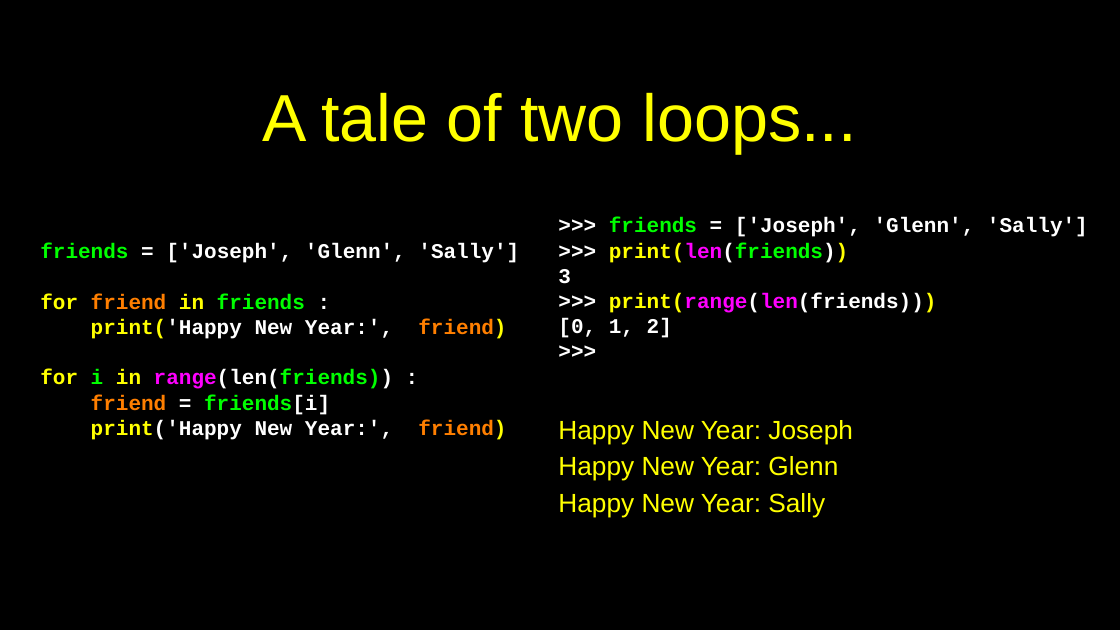
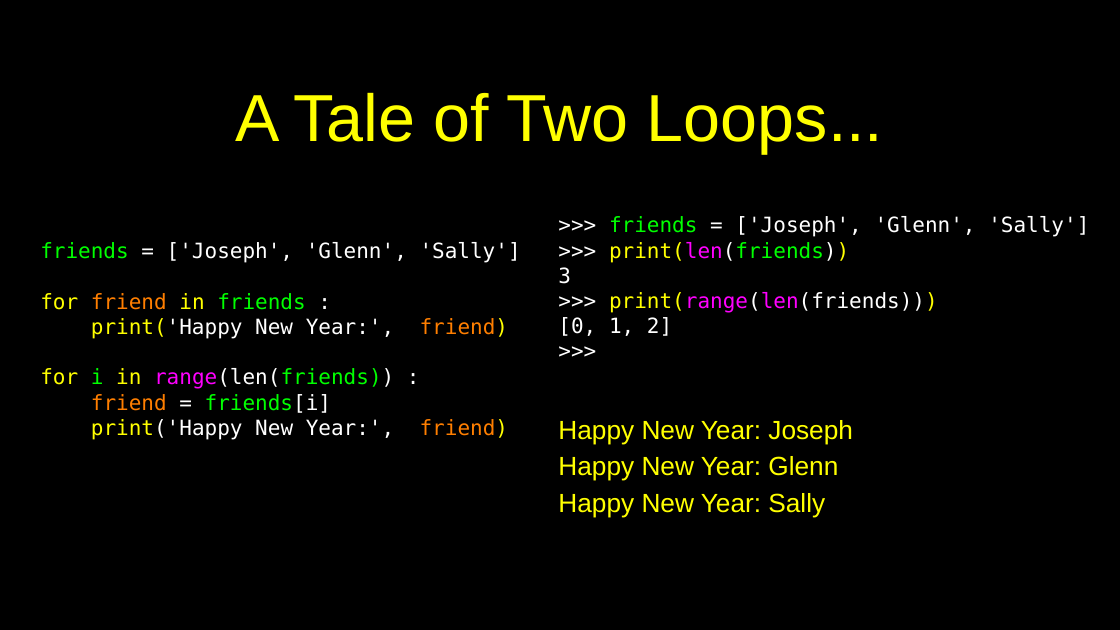
Before and after one commit to csev/py4e, a slide deck: slide 12 of lectures3/Pythonlearn-08-Lists.pptx. Drawn at 1120x630 pixels with LibreOffice and Linux fonts; fonts in the diff are those of the drawing. Boxes give left, top, right and bottom in pixels: in the first picture for what was removed or moved away, otherwise in the second. Text is boxed around its words. In the diff, an @@ line names an element or a change of style, - is before the commit and + after.

```diff
--- a/lectures3/Pythonlearn-08-Lists.pptx
+++ b/lectures3/Pythonlearn-08-Lists.pptx
@@ title at (x1=236, y1=92, x2=883, y2=153): text changed @@
-A tale of two loops...
+A Tale of Two Loops...
@@ text ">>> friends = ['Joseph', 'Glenn', ..." at (x1=558, y1=216, x2=1089, y2=336): font Courier New to DejaVu Sans Mono, bold off @@
@@ text "friends = ['Joseph', 'Glenn', 'Sally']" at (x1=40, y1=242, x2=521, y2=440): font Courier New to DejaVu Sans Mono, bold off @@
```
Also in this commit, not shown: 25 other slides changed, 1 other file.
